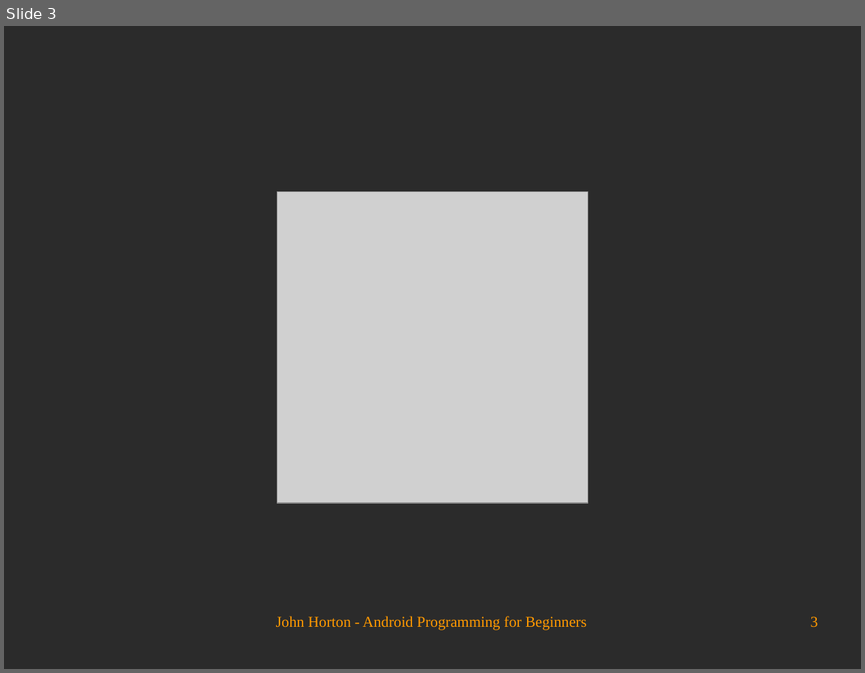
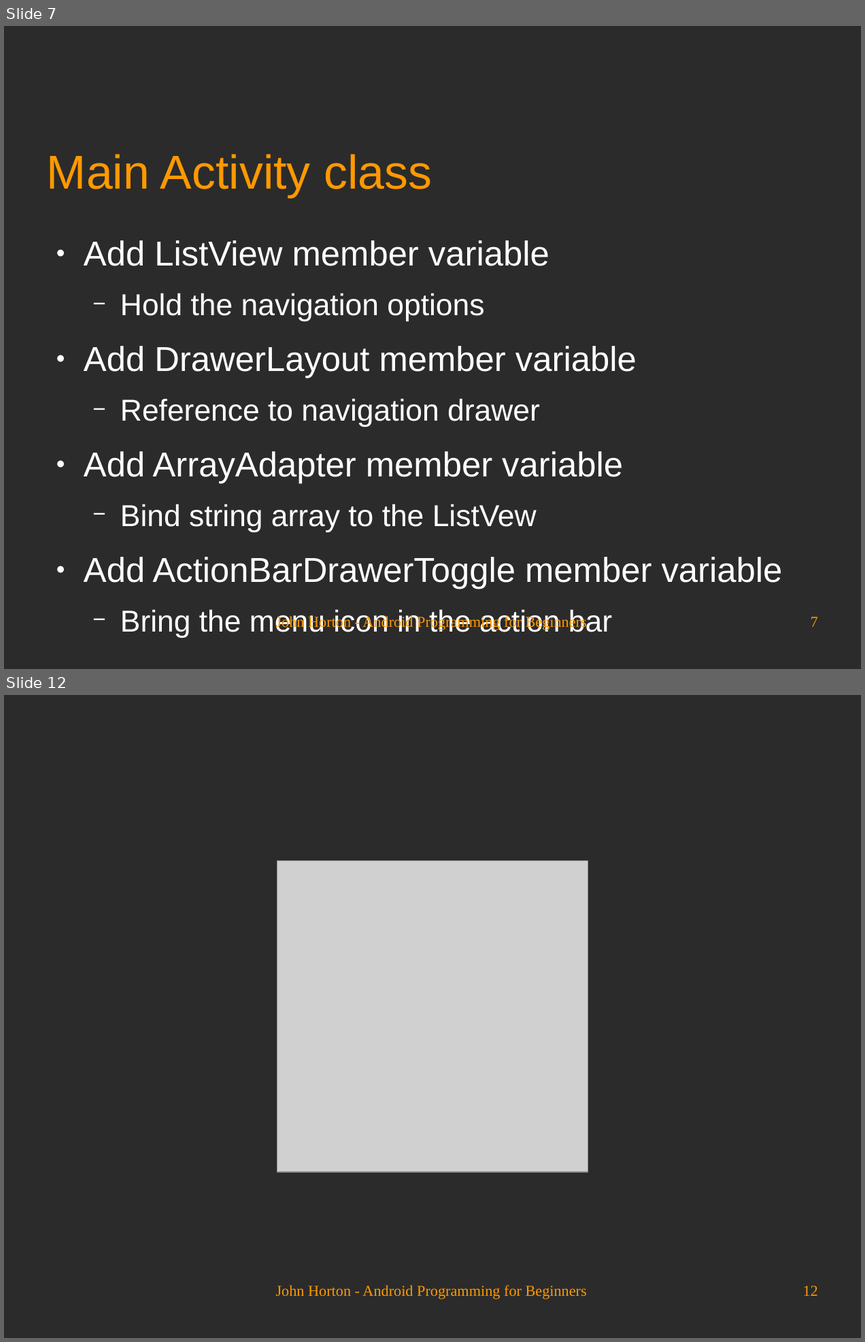
Before and after one commit to Academy-Soft-Intellect/Android-Programming-for-Beginners, a slide deck: 21_Navigation_Drawer_and_Where_It_s_Snap.odp. Shown one above the other, each under a label of ours: slide 3 before the commit, slides 7 and 12 after it; the slides between them are not shown. The pictures are 865x673 and 865x1342 pixels, drawn with LibreOffice and Linux fonts; fonts in the diff are those of the drawing; grey boxes stand for pictures; background and template pictures are left out; a plain dark background stands for a picture behind light text. Boxes give left, top, right and bottom in pixels: in the first picture for what was removed or moved away, otherwise in the second. Text is boxed around its words. In the diff, an @@ line names an element or a change of style, - is before the commit and + after.

```diff
--- a/21_Navigation_Drawer_and_Where_It_s_Snap.odp
+++ b/21_Navigation_Drawer_and_Where_It_s_Snap.odp
@@ slide 7 added at bbox=[4, 26, 861, 669], background picture (left out) @@
@@ title added at bbox=[47, 154, 432, 197], 44 pt, text #FF9900 @@
+Main Activity class
@@ text added at bbox=[84, 240, 783, 637], 32 pt, text #FFFFFF @@
+● Add ListView member variable
+  − Hold the navigation options
+● Add DrawerLayout member variable
+  − Reference to navigation drawer
+● Add ArrayAdapter member variable
+  − Bind string array to the ListVew
+● Add ActionBarDrawerToggle member variable
+  − Bring the menu icon in the action bar
@@ text added at bbox=[276, 614, 587, 630], 14 pt, text #FF9900 @@
+John Horton - Android Programming for Beginners
@@ page number added at bbox=[810, 616, 818, 626], 14 pt, text #FF9900 @@
+7
@@ what was slide 3 is now slide 12 @@
@@ page number at bbox=[803, 1285, 818, 1295]: text changed @@
-3
+12
```
Also in this commit, not shown: 2 slides changed, 8 other slides added.
